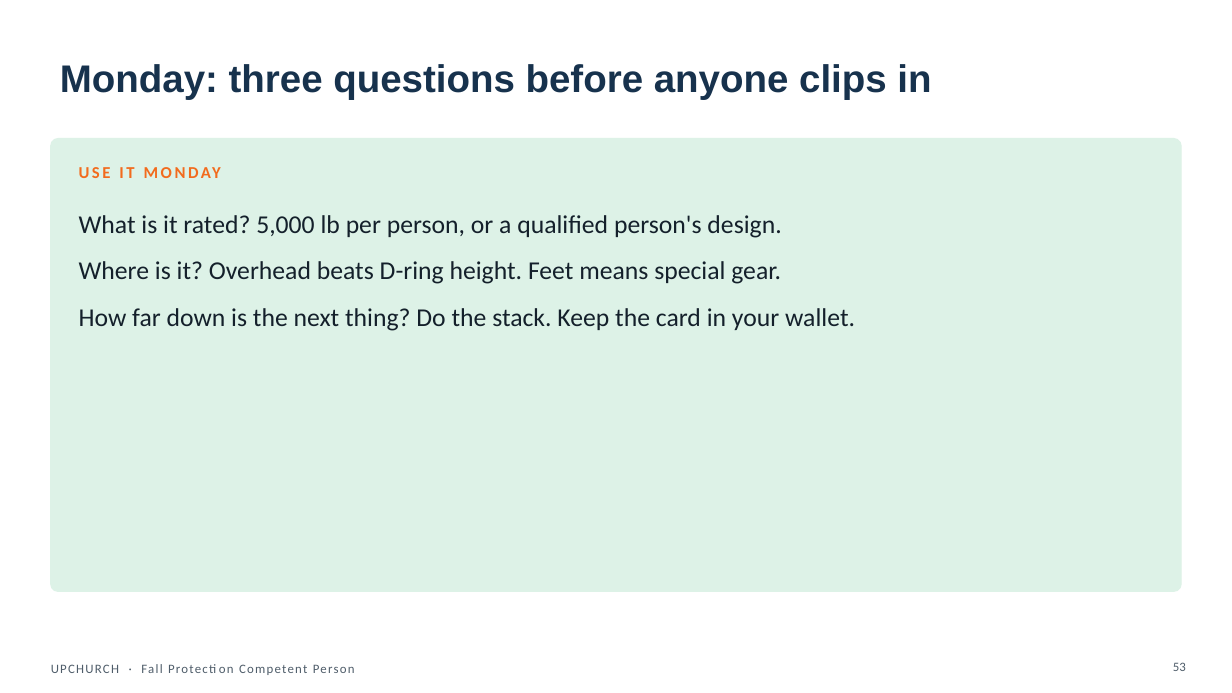
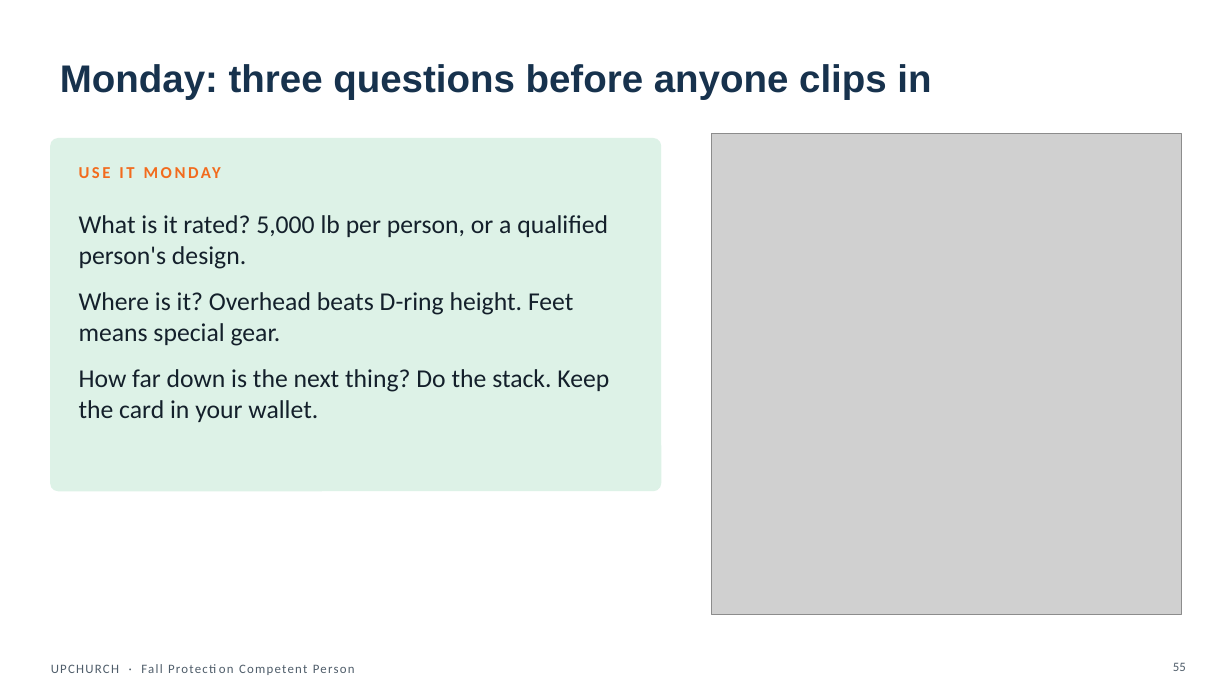
Before and after one commit to jeancastillo1983-max/index, a slide deck: slide 55 of deliverables/powerpoint/FPCP_M5_anchors-connectors-and-clearance.pptx (slide 53 before the commit). Drawn at 1232x693 pixels with LibreOffice and Linux fonts; fonts in the diff are those of the drawing; grey boxes stand for pictures. Boxes give left, top, right and bottom in pixels: in the first picture for what was removed or moved away, otherwise in the second. Text is boxed around its words. In the diff, an @@ line names an element or a change of style, - is before the commit and + after.

```diff
--- a/deliverables/powerpoint/FPCP_M5_anchors-connectors-and-clearance.pptx
+++ b/deliverables/powerpoint/FPCP_M5_anchors-connectors-and-clearance.pptx
@@ rounded rectangle: place and size @@
-rounded rectangle at box(51, 139, 1181, 592)
+rounded rectangle at box(51, 139, 661, 491)
@@ rounded rectangle at box(51, 139, 661, 491): proportions changed @@
@@ picture added at box(712, 134, 1181, 615) @@
@@ text "USE IT MONDAY" rewrapped from box(79, 162, 1153, 199) to box(79, 162, 633, 199) @@
@@ text "What is it rated? 5,000 ..." rewrapped from box(79, 215, 855, 331) to box(79, 215, 609, 422) @@
@@ page number at box(1173, 662, 1186, 671): text changed @@
-53
+55
```
Also in this commit, not shown: 14 other slides changed, 2 slides added, 45 other files.
